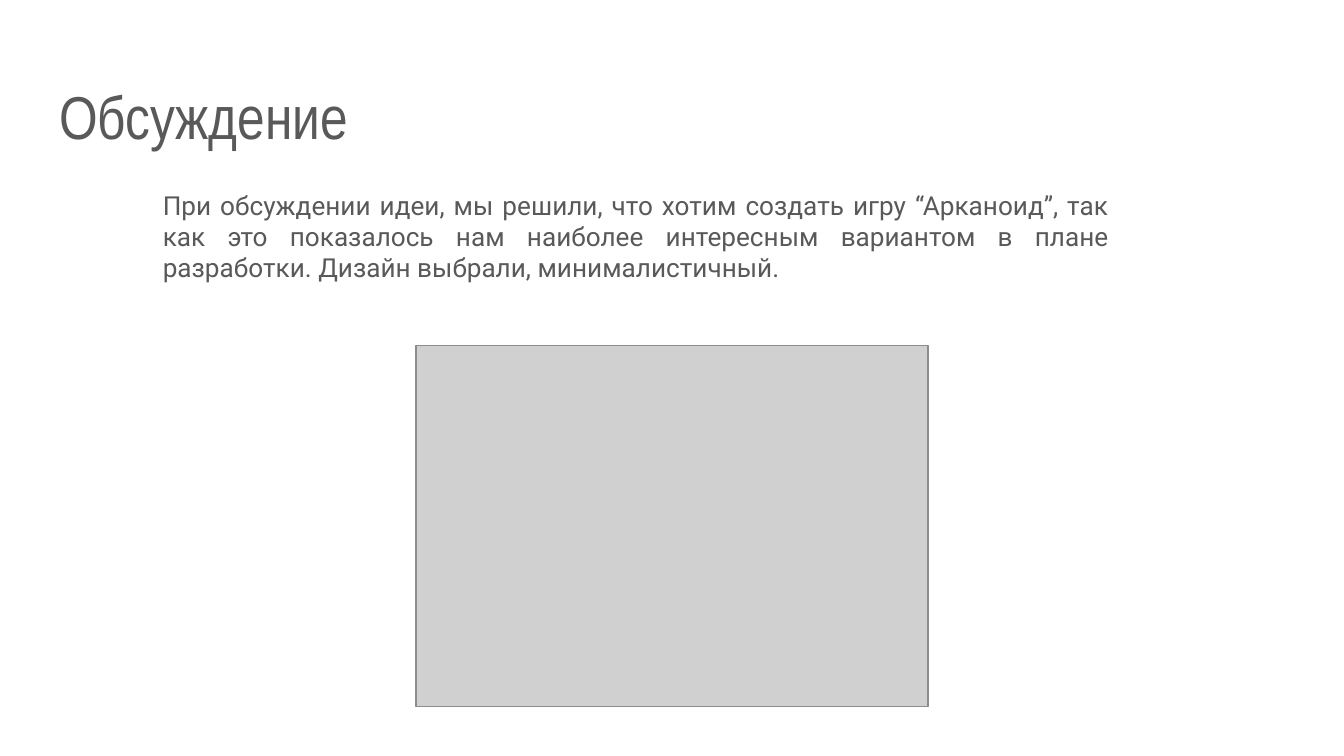
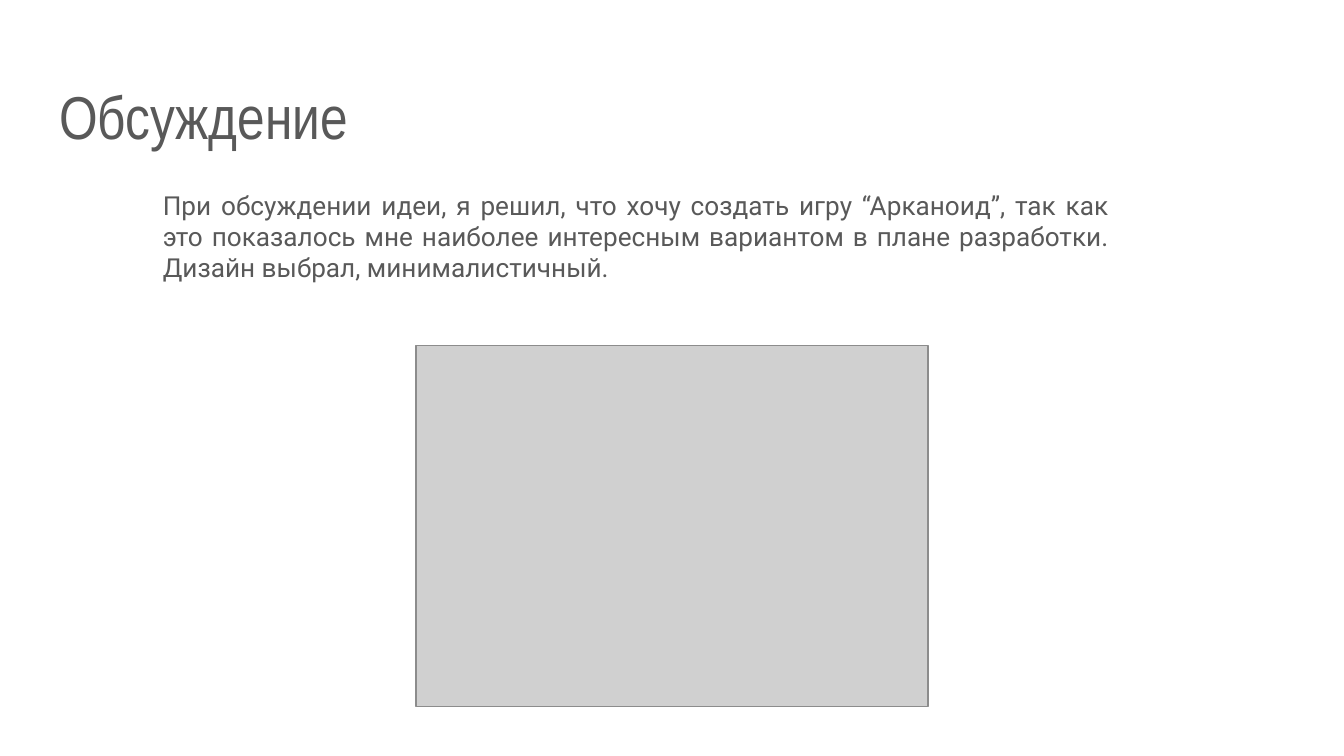
Before and after one commit to Bogdan0520/PZ, a slide deck: slide 4 of Game/Game презентация.pptx. Drawn at 1344x756 pixels with LibreOffice and Linux fonts; fonts in the diff are those of the drawing; grey boxes stand for pictures. Boxes give left, top, right and bottom in pixels: in the first picture for what was removed or moved away, otherwise in the second. Text is boxed around its words. In the diff, an @@ line names an element or a change of style, - is before the commit and + after.

```diff
--- a/Game/Game презентация.pptx
+++ b/Game/Game презентация.pptx
@@ text at (163,195,1109,283): text changed @@
-При обсуждении идеи, мы решили, что хотим создать игру “Арканоид”, так как это показалось нам наиболее интересным вариантом в плане разработки. Дизайн выбрали, минималистичный.
+При обсуждении идеи, я решил, что хочу создать игру “Арканоид”, так как это показалось мне наиболее интересным вариантом в плане разработки. Дизайн выбрал, минималистичный.
```
Also in this commit, not shown: 2 other slides changed.
